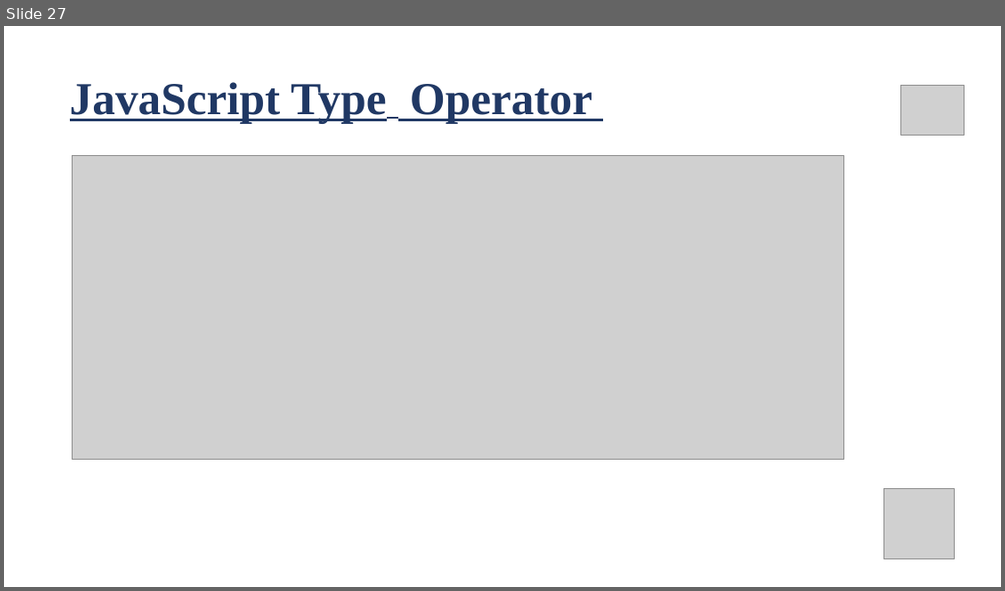
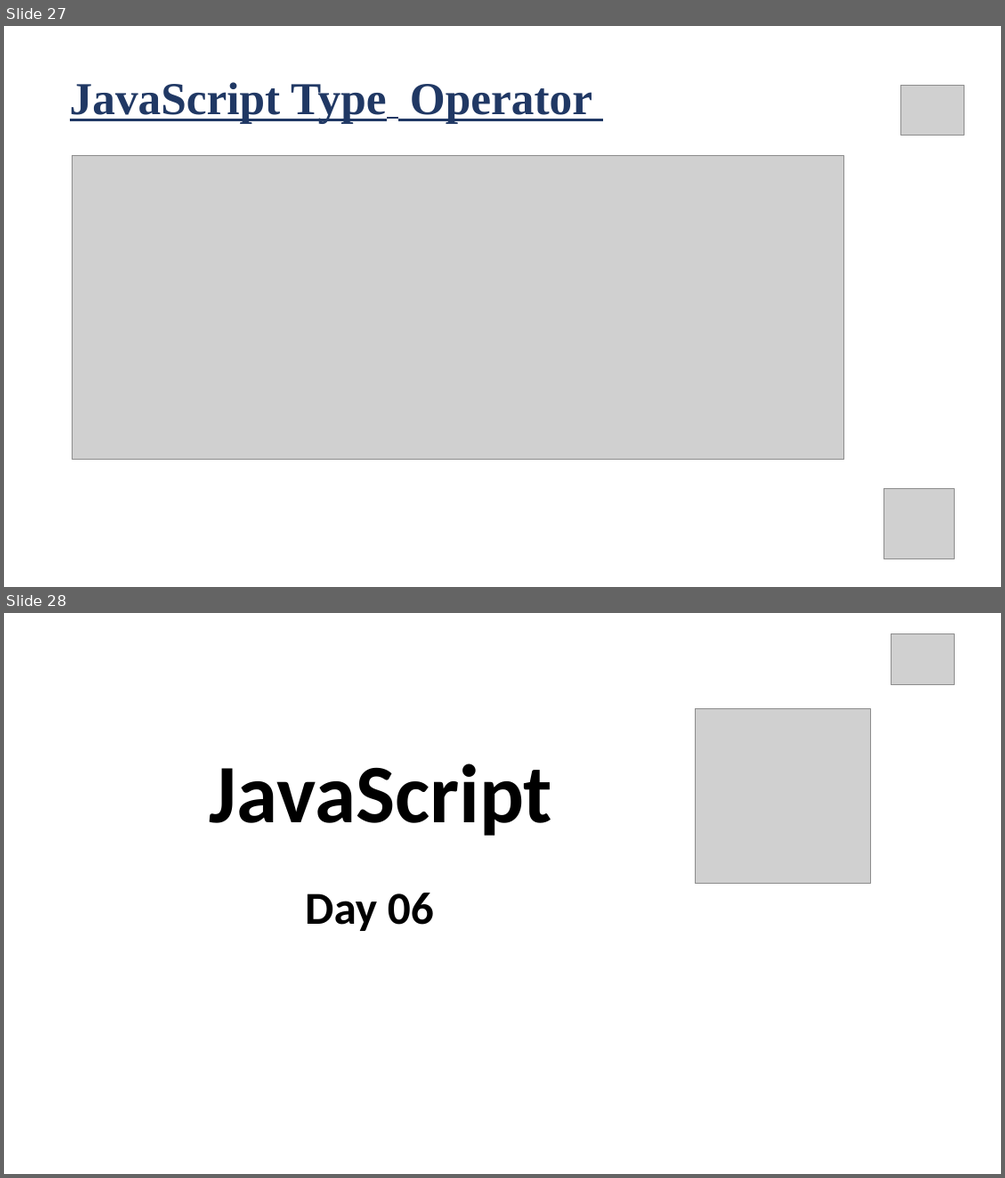
Before and after one commit to pappudey/Course-Code-, a slide deck: js 1st class slide - part 01 .pptx. Shown one above the other, each under a label of ours: slide 27 before the commit, slides 27 and 28 after it. The pictures are 1005x591 and 1005x1178 pixels, drawn with LibreOffice and Linux fonts; fonts in the diff are those of the drawing; grey boxes stand for pictures. Boxes give left, top, right and bottom in pixels: in the first picture for what was removed or moved away, otherwise in the second. Text is boxed around its words. In the diff, an @@ line names an element or a change of style, - is before the commit and + after.

```diff
--- a/js 1st class slide - part 01 .pptx
+++ b/js 1st class slide - part 01 .pptx
@@ slide 28 added at <box>4,613,1001,1174</box>, background #FFFFFF @@
@@ picture added at <box>891,634,955,685</box> @@
@@ picture added at <box>695,708,870,883</box> @@
@@ title added at <box>210,763,553,835</box>, 80 pt, text #000000, bold @@
+JavaScript
@@ text added at <box>305,892,434,931</box>, 44 pt, text #000000, bold @@
+Day 06
```
Also in this commit, not shown: 11 other slides added, 2 other files.
